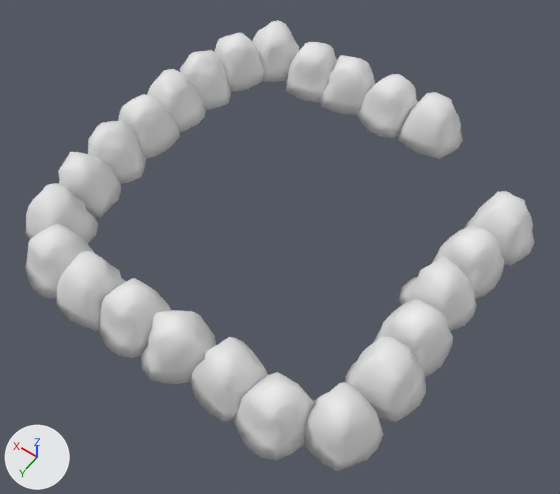
One commit to the OBJ model project/Resources/field/stone/stone.obj: the scene before it, then after it.
The view is the same before and after, from a 50 mm camera at (-88.2, 124.9, 179.0) aimed at (-5.9, 9.8, -1.8). The lights are fixed; the arrows at lower left show +X, +Y and +Z. The older version comes first. Where no turn or scale is listed for an object, it has been applied to the vertices.

The first picture shows '立方体.017'.
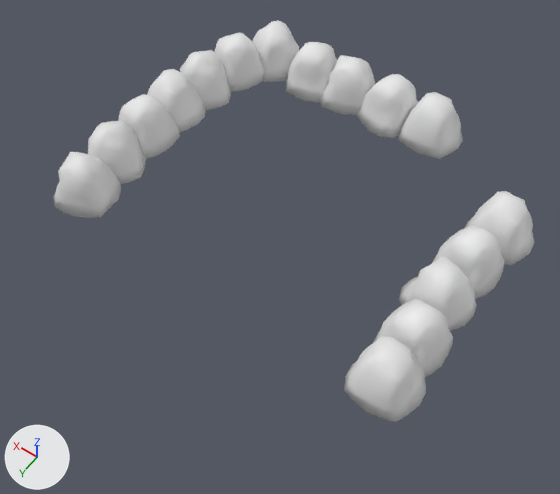
Pixel boxes (x1, y1, x2, y2) of what changed, in the pictures (560 x 494 px):
'立方体.017', reshaped (11% shorter): before (25, 21, 535, 471); after (53, 21, 535, 422)
part 1 of me_立方体_017, deleted: before (25, 183, 384, 471)

Patch to the scene script:
```diff
--- a/project/Resources/field/stone/stone.obj.py
+++ b/project/Resources/field/stone/stone.obj.py
@@ me_立方体_017 @@
 # used by ob_立方体_017; location = (0.0, 0.0, 0.0)
-me_立方体_017.from_pydata(...)  # 2352 vertices, 4608 faces; spans x -67.1..66.8, y -67.0..66.0, z -0.6..15.4
+me_立方体_017.from_pydata(...)  # 1568 vertices, 3072 faces; spans x -67.1..66.8, y -67.0..40.8, z -0.6..15.4
+# me_立方体_017 part 1: 8 loose pieces with 784 vertices, spanning x -62.2..60.4, y 33.3..66.0, z -0.6..15.4, are deleted
```
